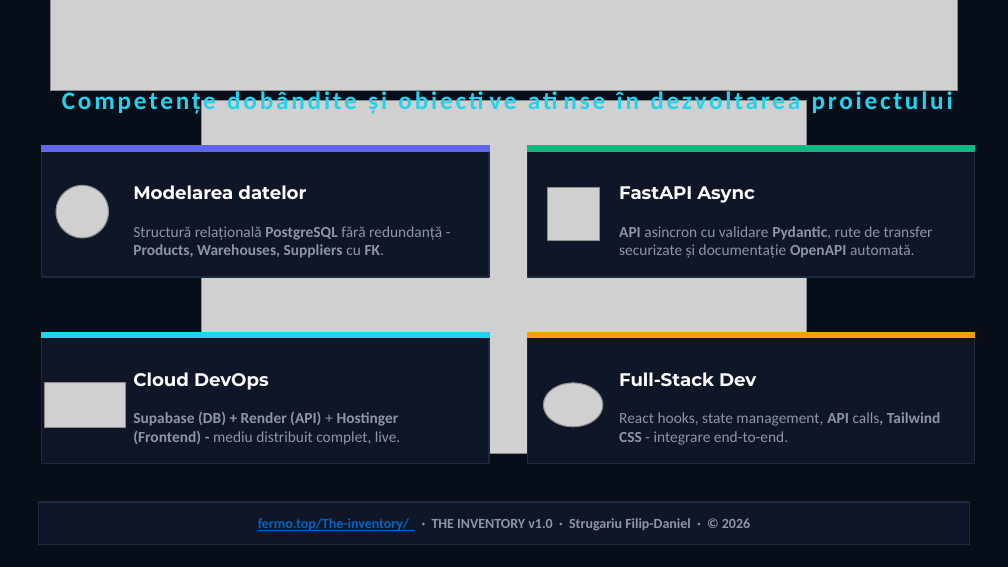
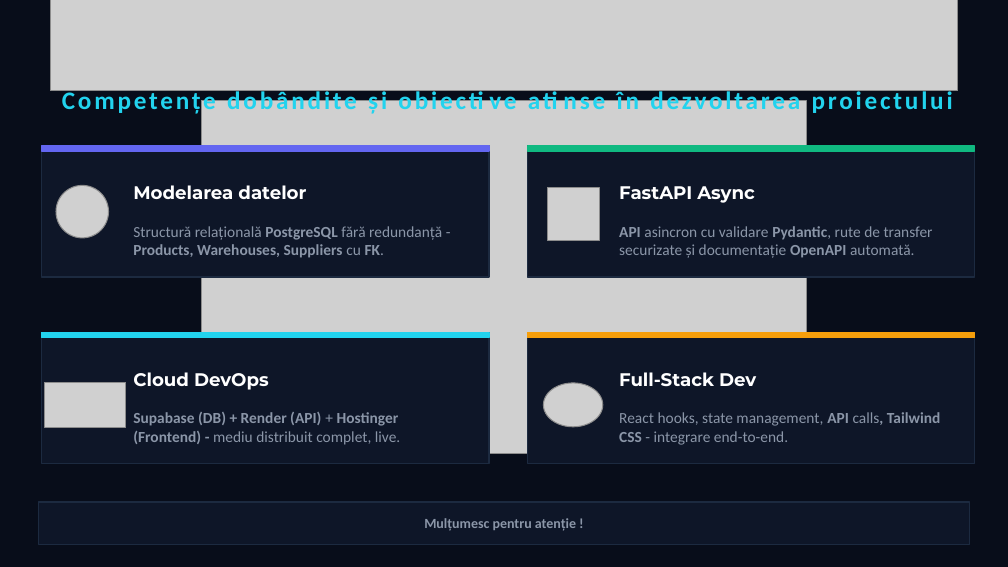
Before and after one commit to StrugariuFilip/the-inventory, a slide deck: slide 9 of Documentations/The-Inventory.pptx. Drawn at 1008x567 pixels with LibreOffice and Linux fonts; fonts in the diff are those of the drawing; grey boxes stand for pictures. Boxes give left, top, right and bottom in pixels: in the first picture for what was removed or moved away, otherwise in the second. Text is boxed around its words. In the diff, an @@ line names an element or a change of style, - is before the commit and + after.

```diff
--- a/Documentations/The-Inventory.pptx
+++ b/Documentations/The-Inventory.pptx
@@ text at (424, 518, 576, 531): text changed @@
-fermo.top/The-inventory/ · THE INVENTORY v1.0 · Strugariu Filip-Daniel · © 2026
+Mulțumesc pentru atenție !
```
Also in this commit, not shown: 1 slide added, 1 slide removed, 8 other files.
